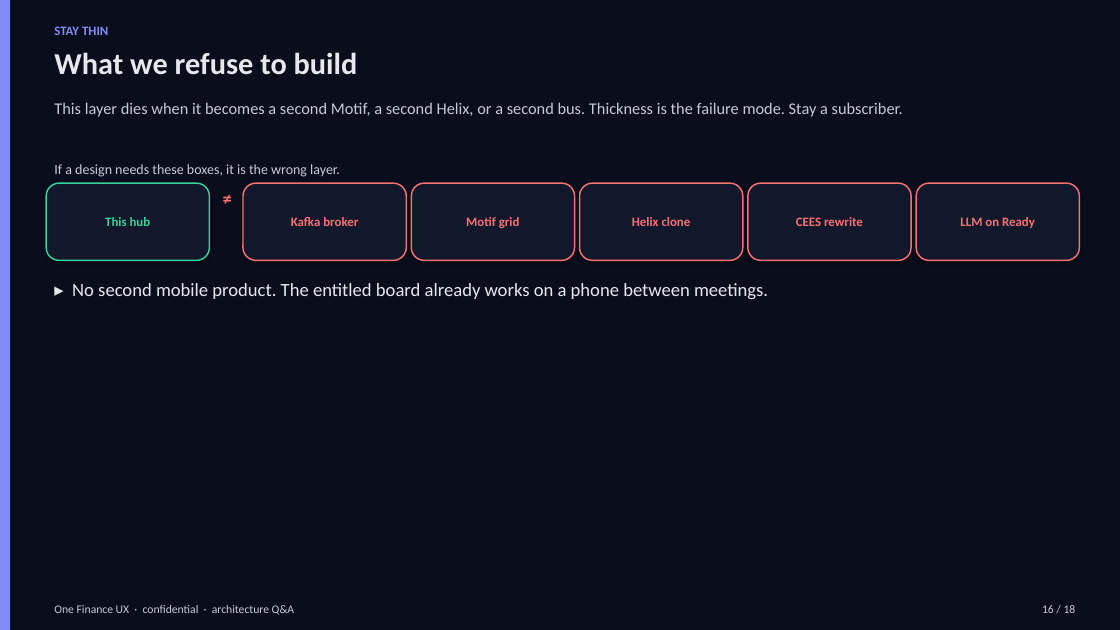
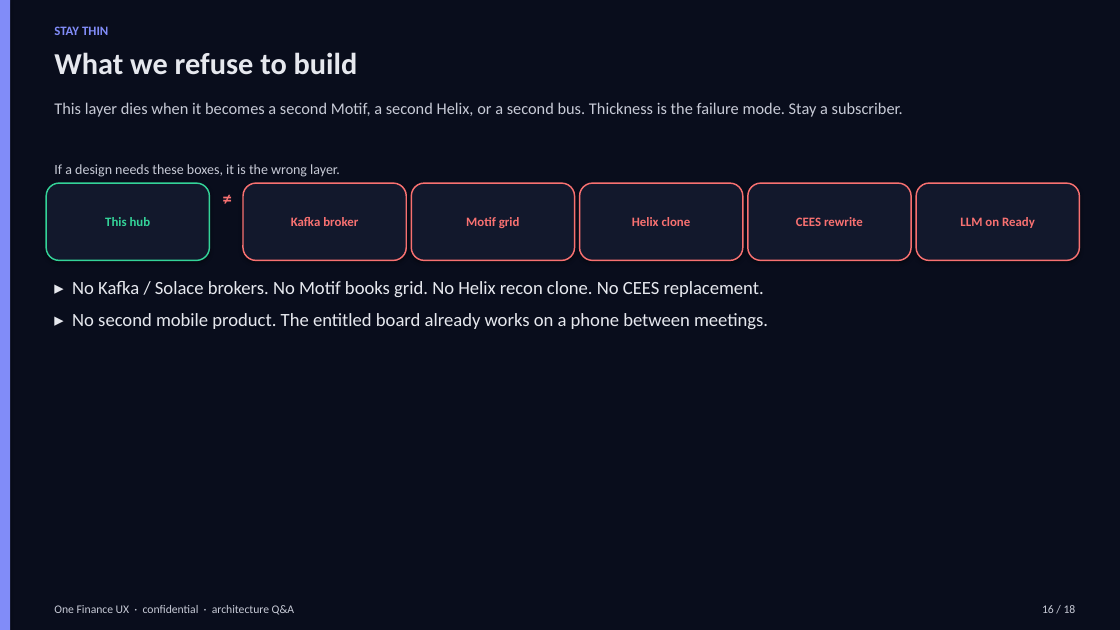
Before and after one commit to praveen2025work/onefinuxdemo, a slide deck: slide 16 of docs/design/arch-qa-deck.pptx. Drawn at 1120x630 pixels with LibreOffice and Linux fonts; fonts in the diff are those of the drawing. Boxes give left, top, right and bottom in pixels: in the first picture for what was removed or moved away, otherwise in the second. Text is boxed around its words. In the diff, an @@ line names an element or a change of style, - is before the commit and + after.

```diff
--- a/docs/design/arch-qa-deck.pptx
+++ b/docs/design/arch-qa-deck.pptx
@@ text at (x1=72, y1=281, x2=764, y2=297): paragraph added @@
+▸ No Kafka / Solace brokers. No Motif books grid. No Helix recon clone. No CEES replacement.
```
Also in this commit, not shown: 9 other slides changed, 2 other files.
